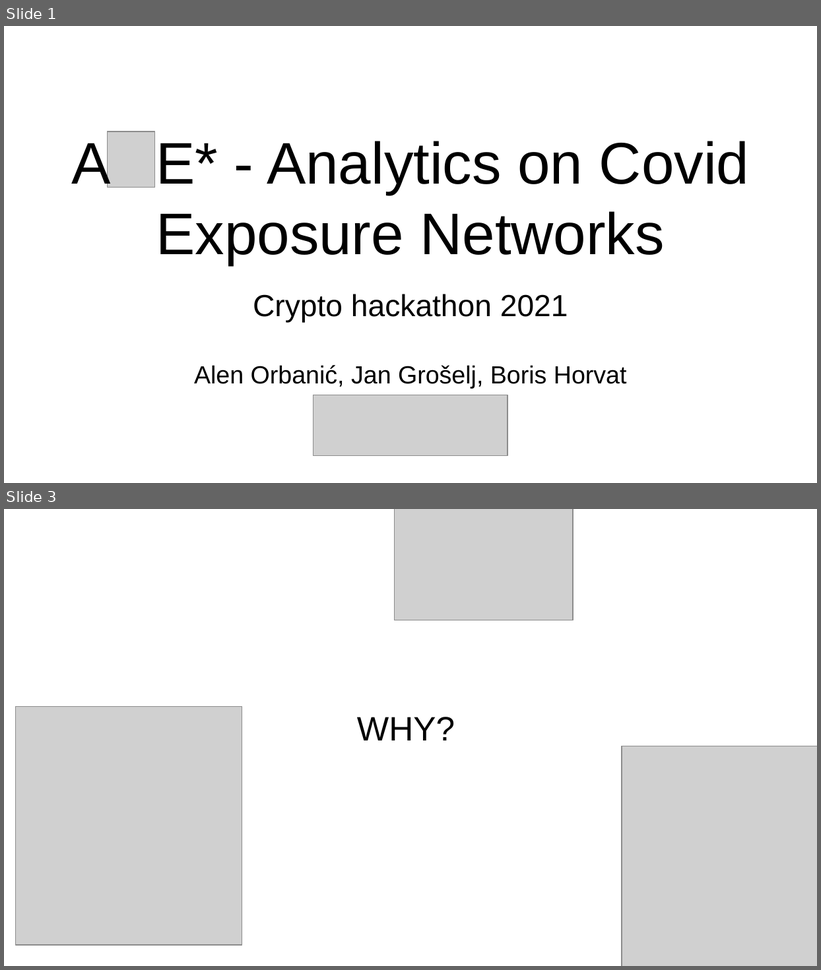
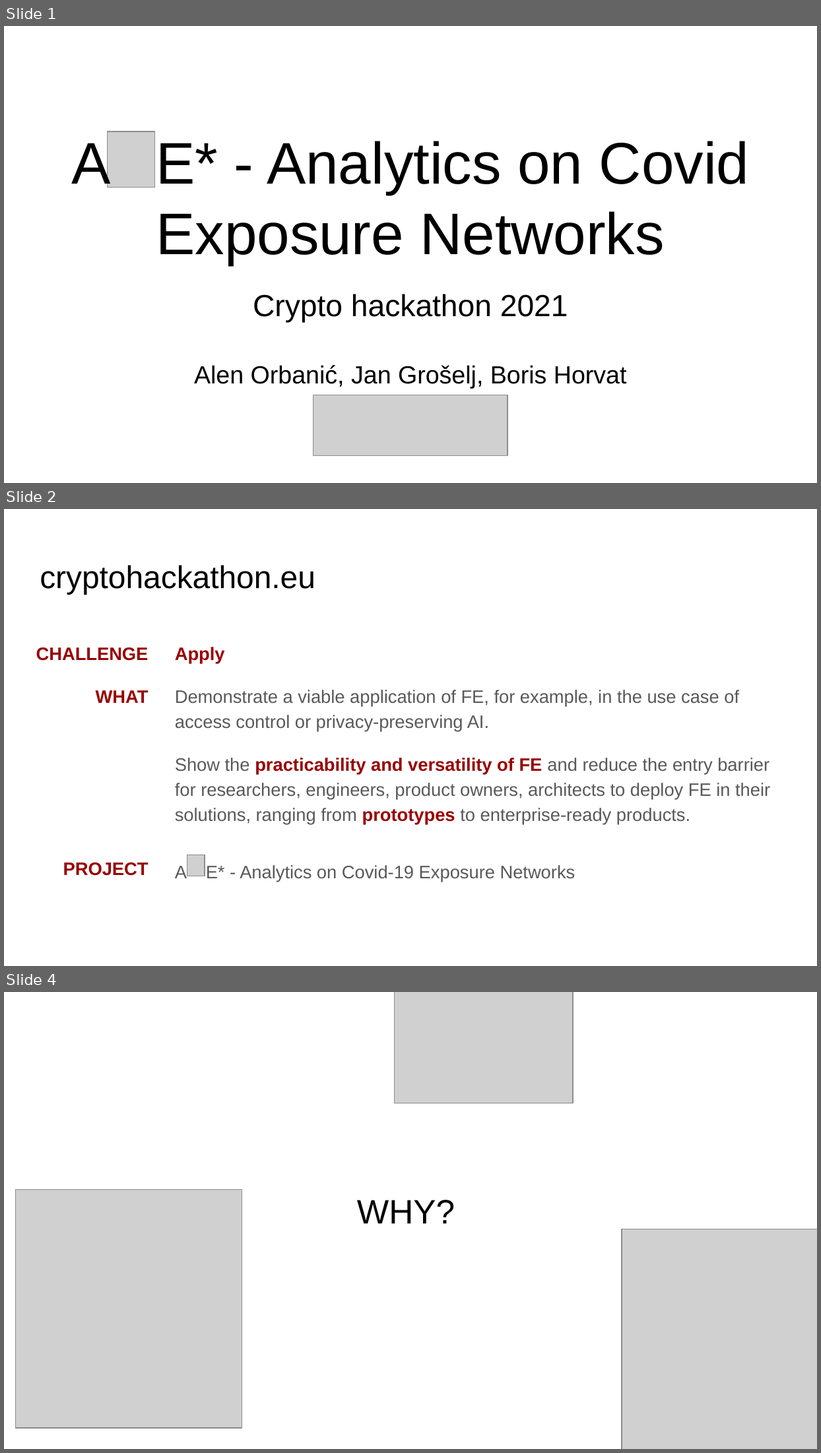
Before and after one commit to cryptohackathon/ace-net, a slide deck: documentation/Presentation.pptx. Shown one above the other, each under a label of ours: slides 1 and 3 before the commit, slides 1, 2 and 4 after it; the slides between them are not shown. The pictures are 821x970 and 821x1453 pixels, drawn with LibreOffice and Linux fonts; fonts in the diff are those of the drawing; grey boxes stand for pictures. Boxes give left, top, right and bottom in pixels: in the first picture for what was removed or moved away, otherwise in the second. Text is boxed around its words. In the diff, an @@ line names an element or a change of style, - is before the commit and + after.

```diff
--- a/documentation/Presentation.pptx
+++ b/documentation/Presentation.pptx
@@ slide 2 added at bbox=[4, 509, 817, 966], background #FFFFFF @@
@@ title added at bbox=[40, 565, 316, 594], 28 pt, text #000000 @@
+cryptohackathon.eu
@@ text added at bbox=[175, 647, 770, 883], 16 pt, text #595959 @@
+Apply
+Demonstrate a viable application of FE, for example, in the use case of access control or privacy-preserving AI.
+Show the practicability and versatility of FE and reduce the entry barrier for researchers, engineers, product owners, architects to deploy FE in their solutions, ranging from prototypes to enterprise-ready products.
+A E* - Analytics on Covid-19 Exposure Networks
@@ text added at bbox=[36, 648, 149, 876], 16 pt, text #990000, bold @@
+CHALLENGE
+WHAT
+PROJECT
@@ picture added at bbox=[187, 855, 205, 877] @@
@@ what was slide 3 is now slide 4 @@
```
Also in this commit, not shown: 7 slides changed, 1 other file.
